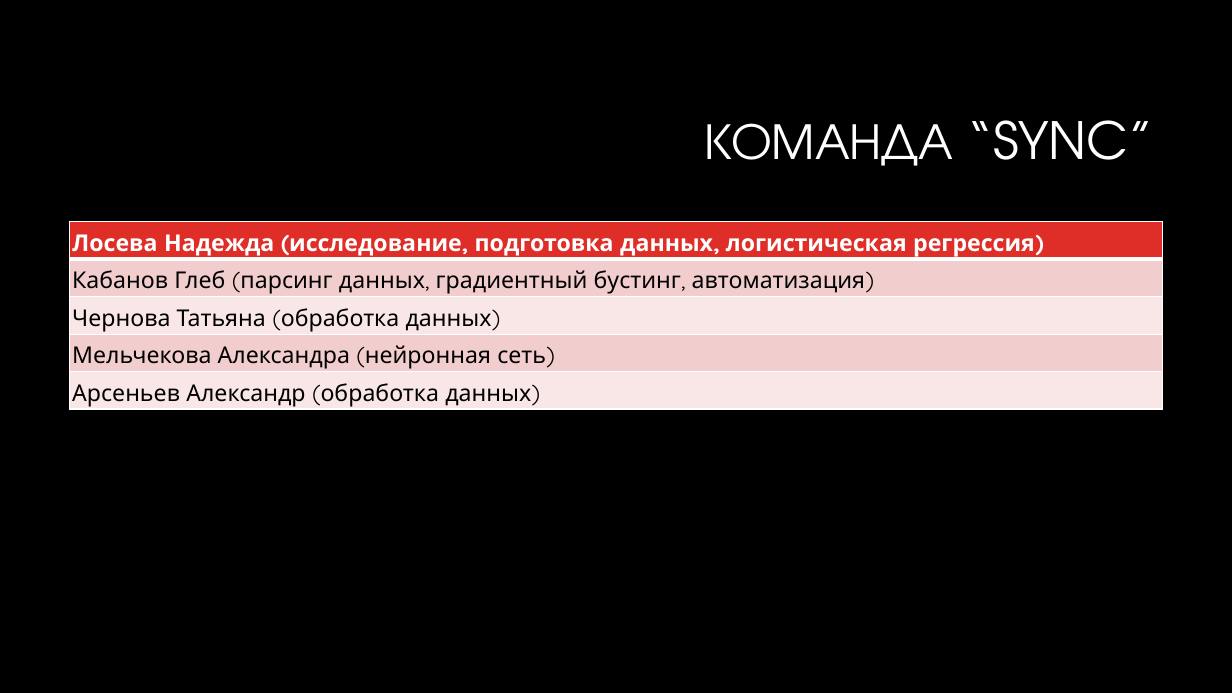
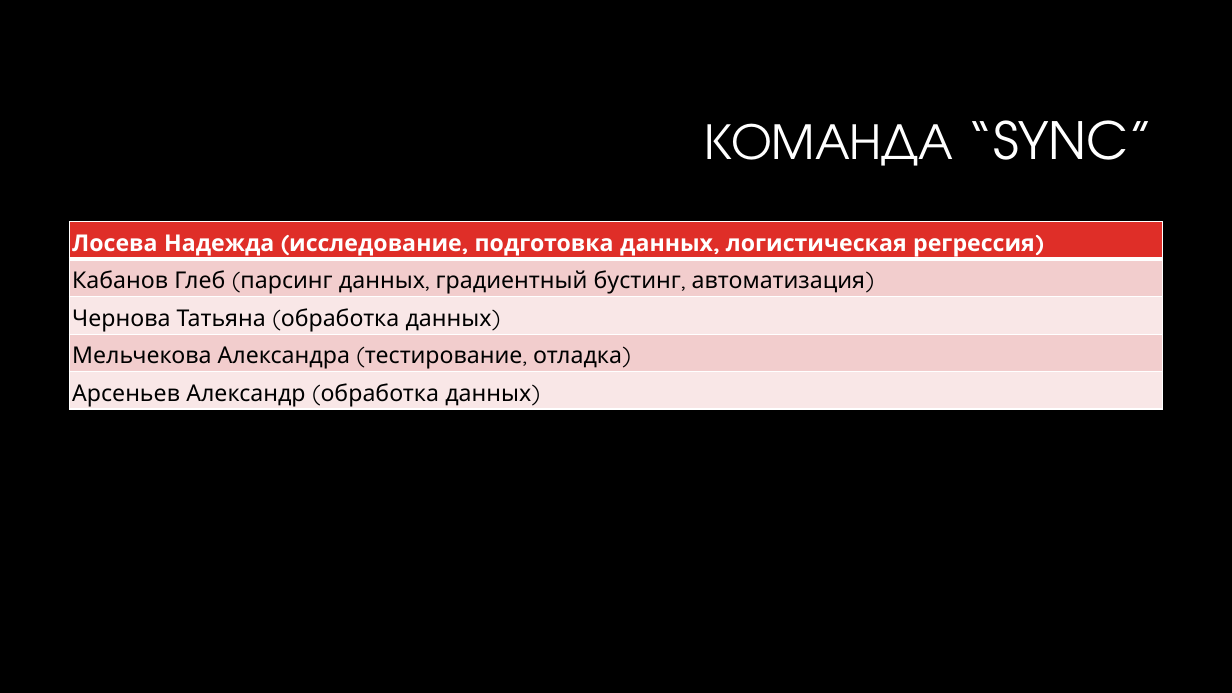
Before and after one commit to loseff-n/flocktory, a slide deck: slide 2 of flocktory.pptx. Drawn at 1232x693 pixels with LibreOffice and Linux fonts; fonts in the diff are those of the drawing; background and template pictures are left out. Boxes give left, top, right and bottom in pixels: in the first picture for what was removed or moved away, otherwise in the second. Text is boxed around its words. In the diff, an @@ line names an element or a change of style, - is before the commit and + after.

```diff
--- a/flocktory.pptx
+++ b/flocktory.pptx
@@ table at (69,222,1163,411) @@
-row 4, column 1: Мельчекова Александра (нейронная сеть)
+row 4, column 1: Мельчекова Александра (тестирование, отладка)
```
Also in this commit, not shown: 3 other slides changed, 4 slides added, 1 slide removed, 3 other files.
